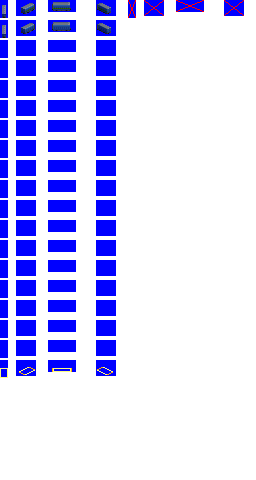
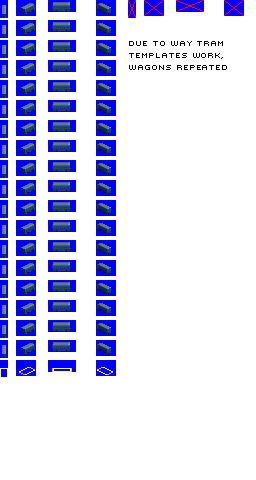
Layer changes from the first w=256, h=480 image to the second:
painted on "wagons" over [2, 23, 111, 358]
added layer "due to way tram templates work, wagons repeated" above "Layer 1" over [129, 41, 227, 70]
